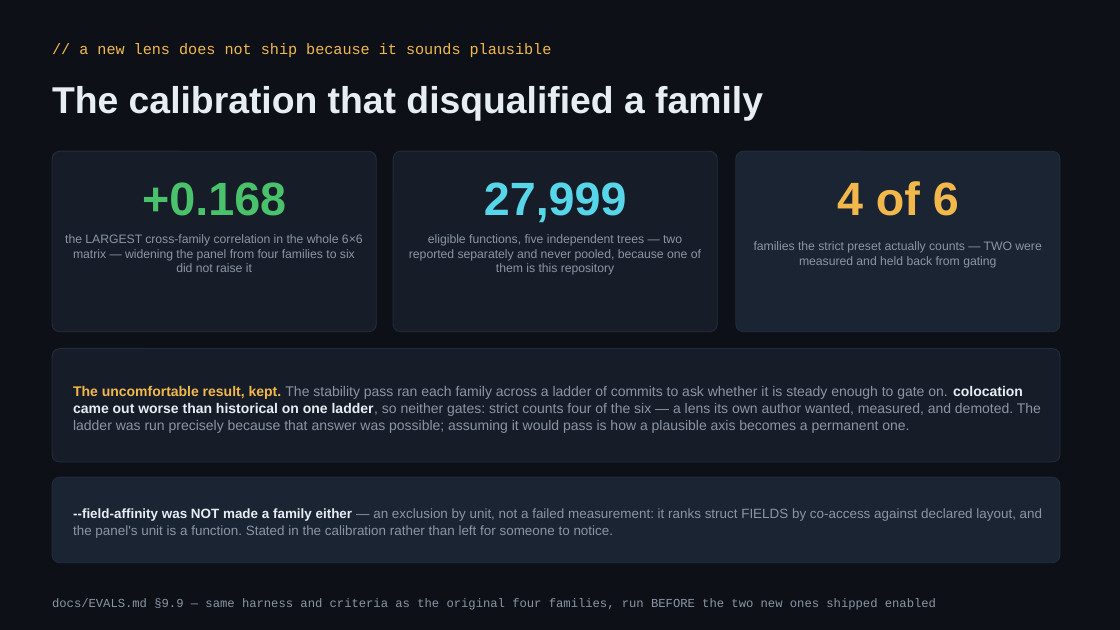
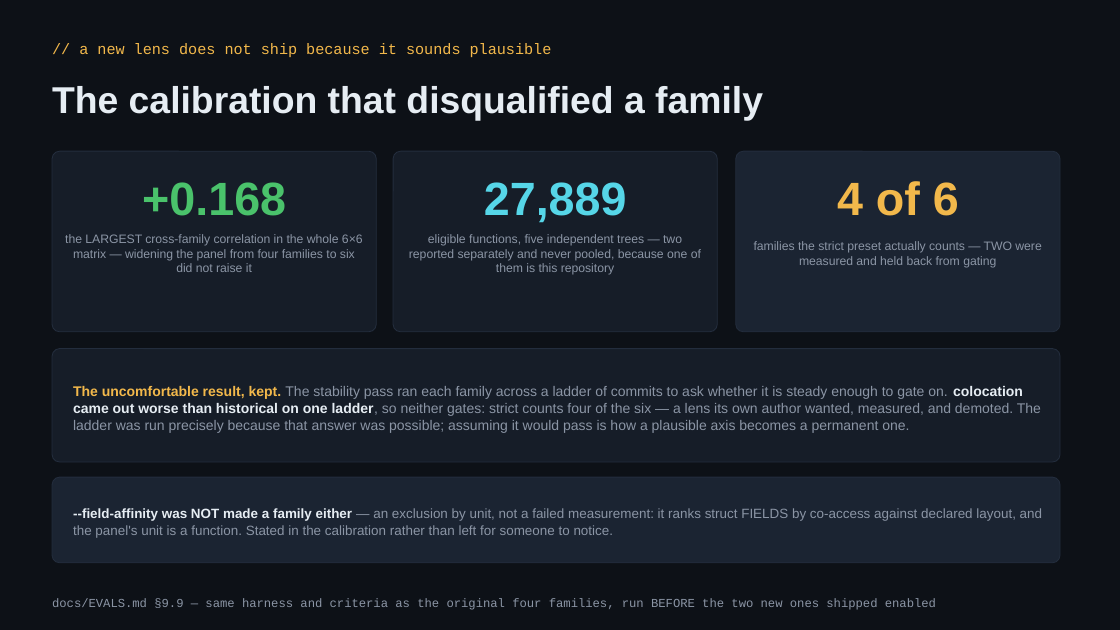
Before and after one commit to redhat-et/ripwire, a slide deck: slide 22 of present/ripwire-showcase.pptx (slide 19 before the commit). Drawn at 1120x630 pixels with LibreOffice and Linux fonts; fonts in the diff are those of the drawing. Boxes give left, top, right and bottom in pixels: in the first picture for what was removed or moved away, otherwise in the second. Text is boxed around its words. In the diff, an @@ line names an element or a change of style, - is before the commit and + after.

```diff
--- a/present/ripwire-showcase.pptx
+++ b/present/ripwire-showcase.pptx
@@ text at (484, 182, 627, 223): text changed @@
-27,999
+27,889
```
Also in this commit, not shown: 11 other slides changed, 3 slides added, 4 other files.
